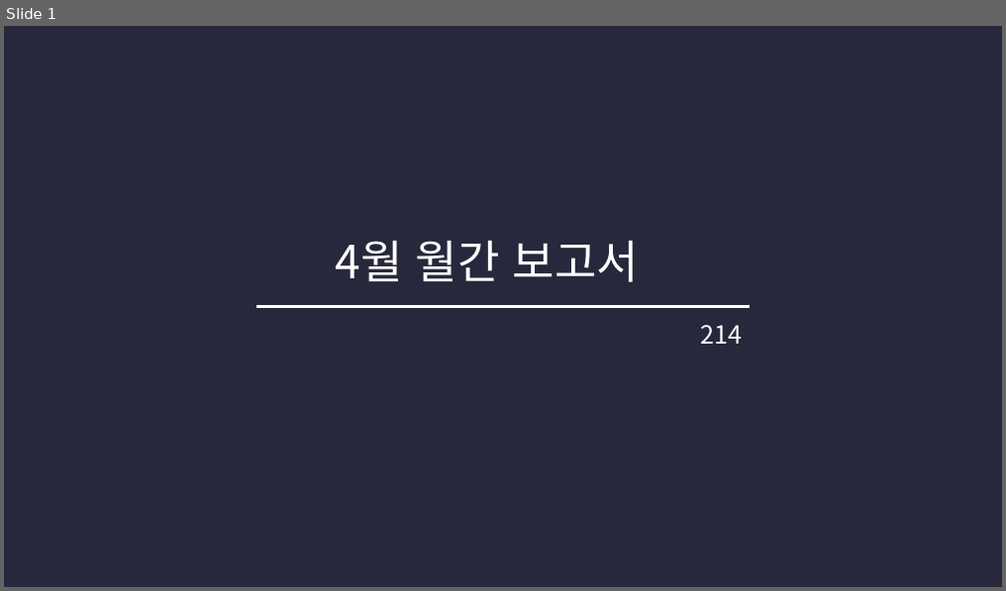
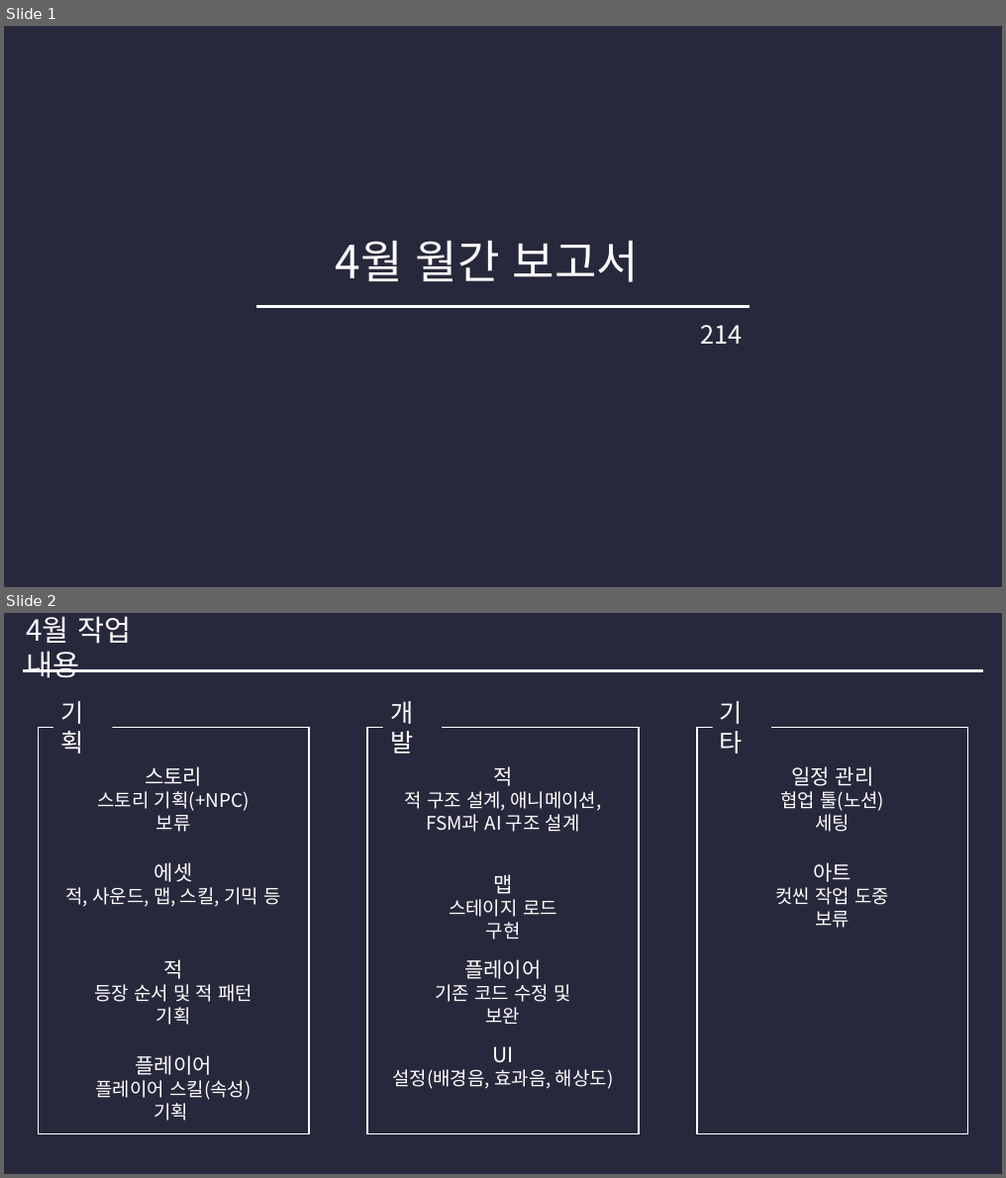
Before and after one commit to crush0408/GameMeister_GraduationProject, a slide deck: Docs/214_AprilReport.pptx. Shown one above the other, each under a label of ours: slide 1 before the commit, slides 1 and 2 after it. The pictures are 1006x591 and 1006x1178 pixels, drawn with LibreOffice and Linux fonts; fonts in the diff are those of the drawing. Boxes give left, top, right and bottom in pixels: in the first picture for what was removed or moved away, otherwise in the second. Text is boxed around its words. In the diff, an @@ line names an element or a change of style, - is before the commit and + after.

```diff
--- a/Docs/214_AprilReport.pptx
+++ b/Docs/214_AprilReport.pptx
@@ slide 2 added at <box>4,613,1002,1174</box>, background #28283C @@
@@ text added at <box>27,616,131,678</box>, 28 pt, text #FFFFFF @@
+4월 작업 내용
@@ line added from (23, 670) to (983, 670), #FFFFFF 3 pt @@
@@ text added at <box>60,701,83,754</box>, 24 pt, text #FFFFFF @@
+기획
@@ text added at <box>390,701,413,754</box>, 24 pt, text #FFFFFF @@
+개발
@@ text added at <box>720,701,743,754</box>, 24 pt, text #FFFFFF @@
+기타
@@ rectangle added at <box>38,728,309,1135</box>, outline #FFFFFF 1.5 pt @@
@@ rectangle added at <box>368,728,639,1135</box>, outline #FFFFFF 1.5 pt @@
@@ rectangle added at <box>697,728,968,1135</box>, outline #FFFFFF 1.5 pt @@
@@ text added at <box>98,766,250,832</box>, 18 pt, text #FFFFFF @@
+스토리
+스토리 기획(+NPC) 보류
@@ text added at <box>404,766,601,832</box>, 18 pt, text #FFFFFF @@
+적
+적 구조 설계, 애니메이션,
+FSM과 AI 구조 설계
@@ text added at <box>780,766,884,832</box>, 18 pt, text #FFFFFF @@
+일정 관리
+협업 툴(노션) 세팅
@@ text added at <box>66,862,280,907</box>, 18 pt, text #FFFFFF @@
+에셋
+적, 사운드, 맵, 스킬, 기믹 등
@@ text added at <box>449,874,557,940</box>, 18 pt, text #FFFFFF @@
+맵
+스테이지 로드 구현
@@ text added at <box>775,862,890,928</box>, 18 pt, text #FFFFFF @@
+아트
+컷씬 작업 도중 보류
@@ text added at <box>94,959,253,1025</box>, 18 pt, text #FFFFFF @@
+적
+등장 순서 및 적 패턴 기획
@@ text added at <box>435,959,570,1024</box>, 18 pt, text #FFFFFF @@
+플레이어
+기존 코드 수정 및 보완
@@ text added at <box>96,1056,251,1121</box>, 18 pt, text #FFFFFF @@
+플레이어
+플레이어 스킬(속성) 기획
@@ text added at <box>392,1047,614,1089</box>, 18 pt, text #FFFFFF @@
+UI
+설정(배경음, 효과음, 해상도)
```
Also in this commit, not shown: 1 other slide added, 1 slide removed.
